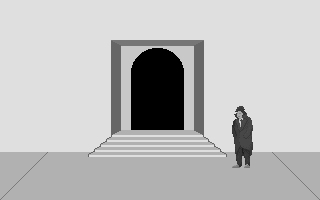
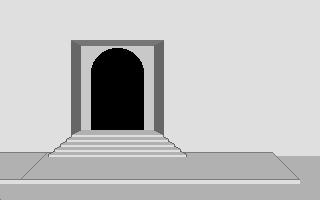
Layer changes from the first 320x200 image to the second:
hid "DM_Still.png" over bbox(232, 106, 253, 168)
painted on "Pasted Layer" over bbox(0, 40, 320, 200)
